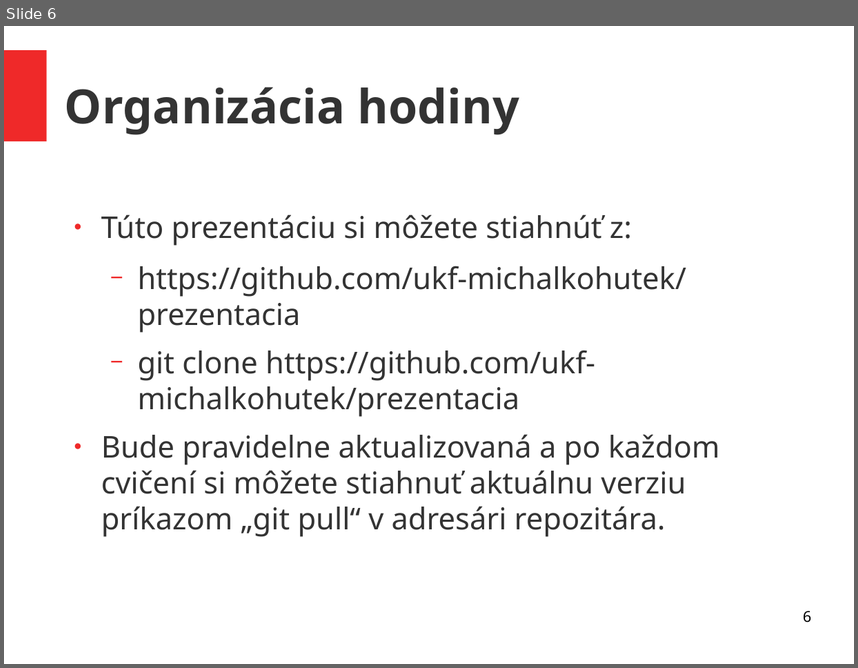
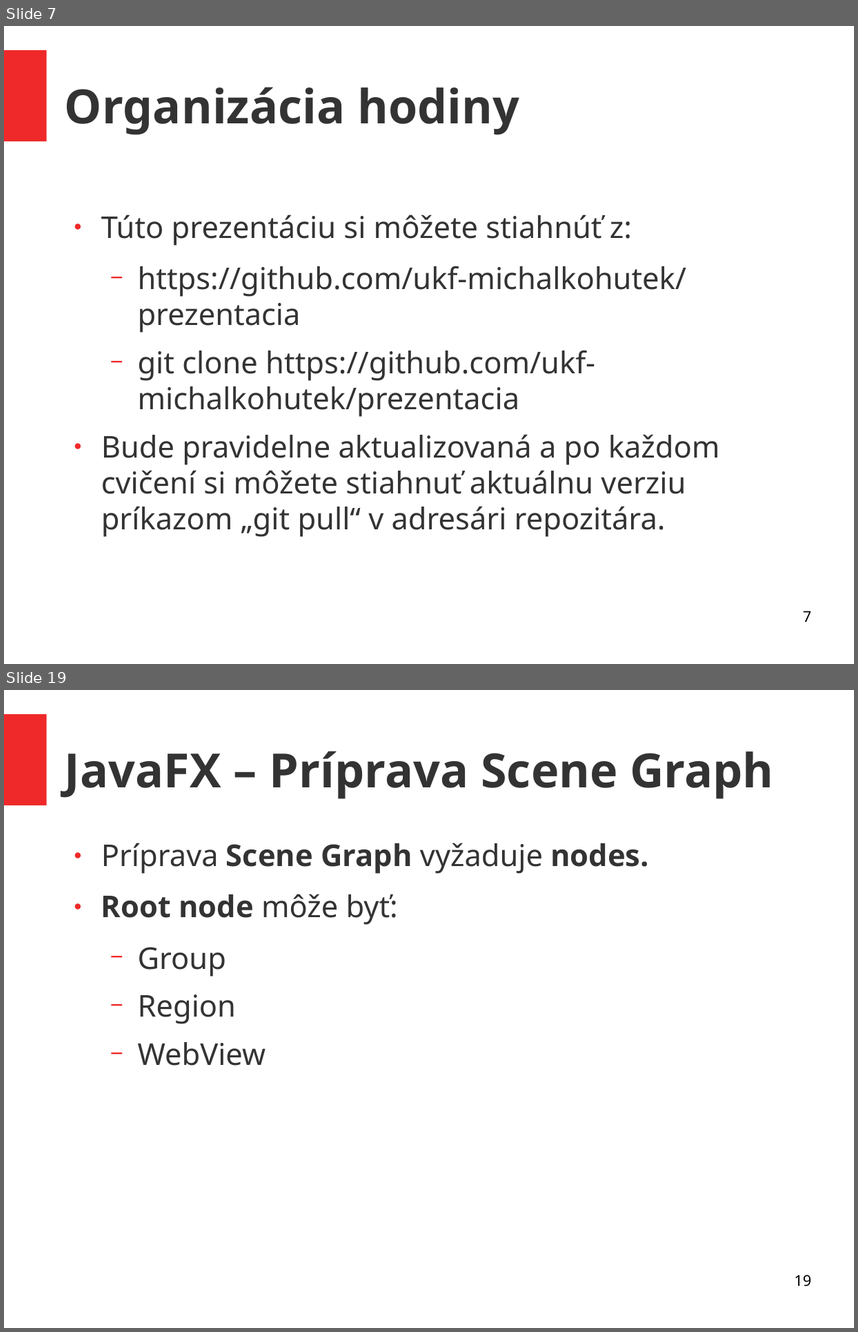
Before and after one commit to ukf-michalkohutek/prezentacia, a slide deck: seminar2.odp. Shown one above the other, each under a label of ours: slide 6 before the commit, slides 7 and 19 after it; the slides between them are not shown. The pictures are 858x668 and 858x1332 pixels, drawn with LibreOffice and Linux fonts; fonts in the diff are those of the drawing. Boxes give left, top, right and bottom in pixels: in the first picture for what was removed or moved away, otherwise in the second. Text is boxed around its words. In the diff, an @@ line names an element or a change of style, - is before the commit and + after.

```diff
--- a/seminar2.odp
+++ b/seminar2.odp
@@ slide 19 added at (4,690,854,1328), background #FFFFFF; not listed: 1 template element that a slide beside it also shows @@
@@ title added at (65,751,773,799), 44 pt, text #333333, bold @@
+JavaFX – Príprava Scene Graph
@@ text added at (101,842,648,1065), 28 pt, text #333333 @@
+● Príprava Scene Graph vyžaduje nodes.
+● Root node môže byť:
+  − Group
+  − Region
+  − WebView
@@ page number added at (794,1274,811,1286), 14 pt, text #000000 @@
+19
@@ what was slide 6 is now slide 7 @@
@@ page number at (803,610,811,621): text changed @@
-6
+7
```
Also in this commit, not shown: 1 slide changed, 17 other slides added, 1 other file.
